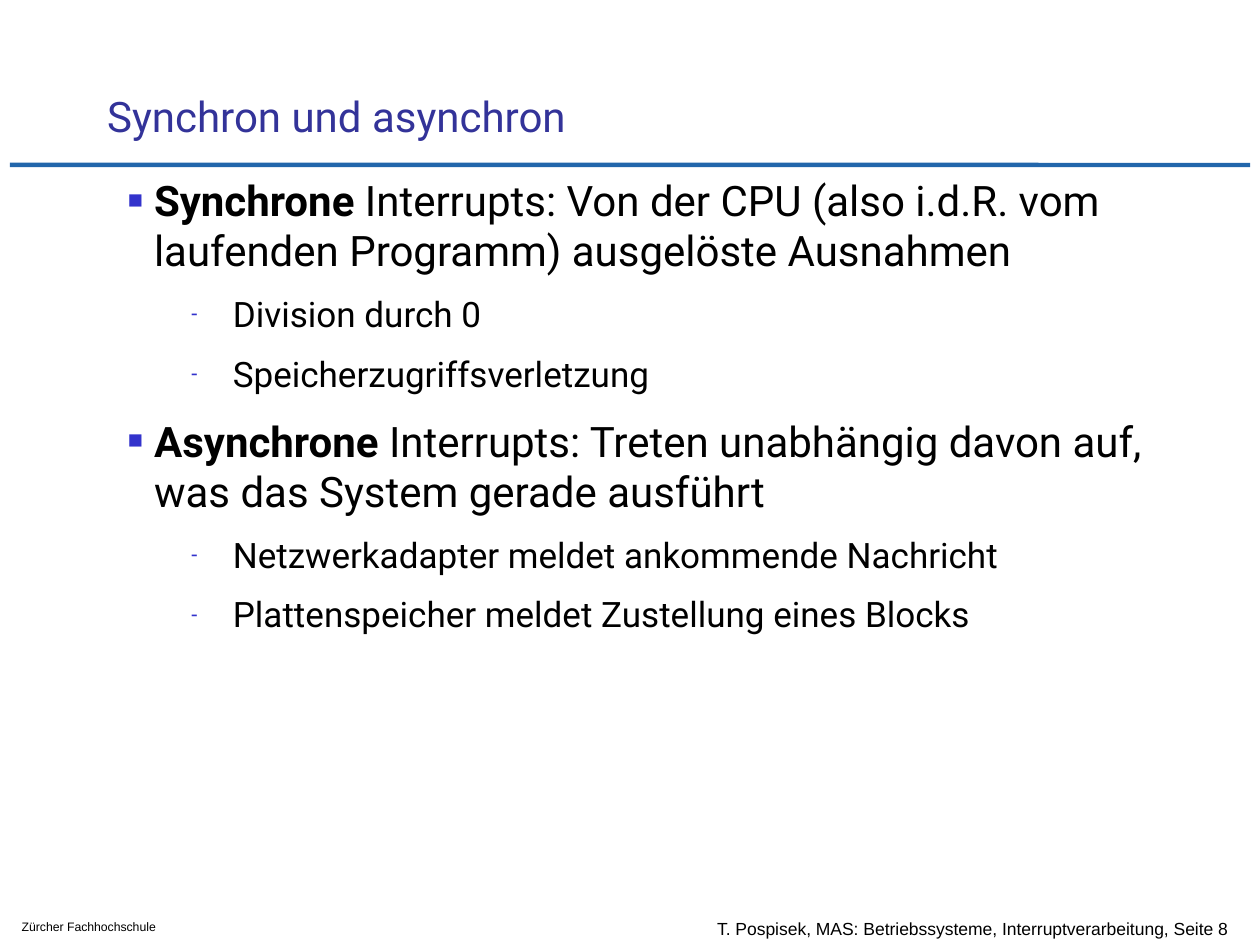
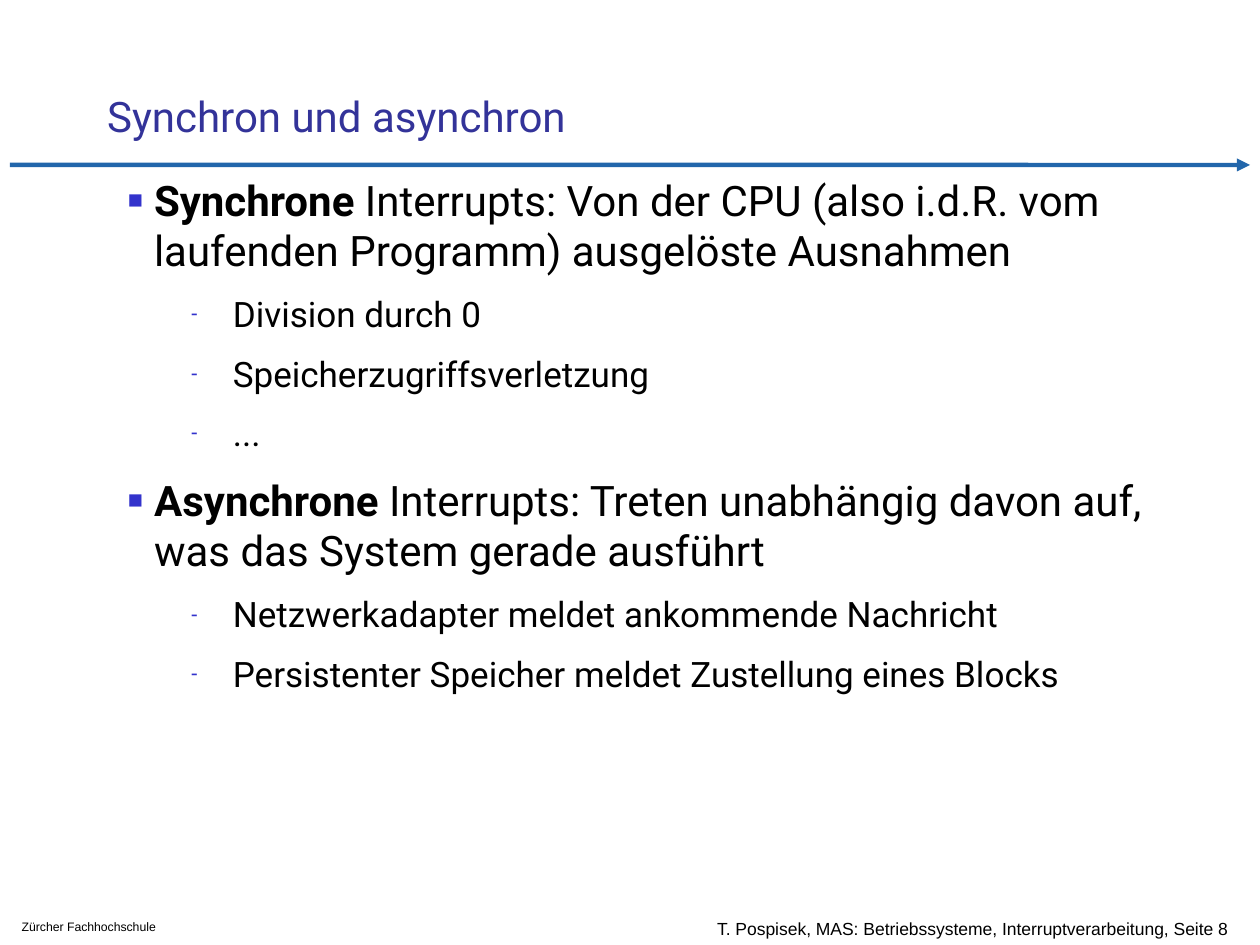
Before and after one commit to tpo/betriebssysteme, a slide deck: slide 8 of 04-3_Interruptverarbeitung_in_Betriebssystemen.odp. Drawn at 1260x945 pixels with LibreOffice and Linux fonts; fonts in the diff are those of the drawing; background and template pictures are left out. Boxes give left, top, right and bottom in pixels: in the first picture for what was removed or moved away, otherwise in the second. Text is boxed around its words. In the diff, an @@ line names an element or a change of style, - is before the commit and + after.

Commit message:
Präzisierungen
S.7  Userspace kann synchrone Interrupts auslösen
S.8  es gibt noch andere Auslöser für synchrone Interrupts
S.9  Plattenspeicher/persistenter Speicher
S.14 nach einem Interrupt wird die Interrupt Verarbeitung
     der CPU aktiv
S.15 Text eingefügt, dass Interrupt bearbeitet wird

```diff
--- a/04-3_Interruptverarbeitung_in_Betriebssystemen.odp
+++ b/04-3_Interruptverarbeitung_in_Betriebssystemen.odp
@@ line (10, 165) - (1250, 165): line to arrow @@
@@ text at <box>154,182,1142,695</box>: paragraph added @@
+  – ...
@@ text at <box>233,660,1058,695</box>: text changed @@
-  – Plattenspeicher meldet Zustellung eines Blocks
+  – Persistenter Speicher meldet Zustellung eines Blocks
```
Also in this commit, not shown: 43 other slides changed, 1 slide added, 1 slide removed, 1 other file.
